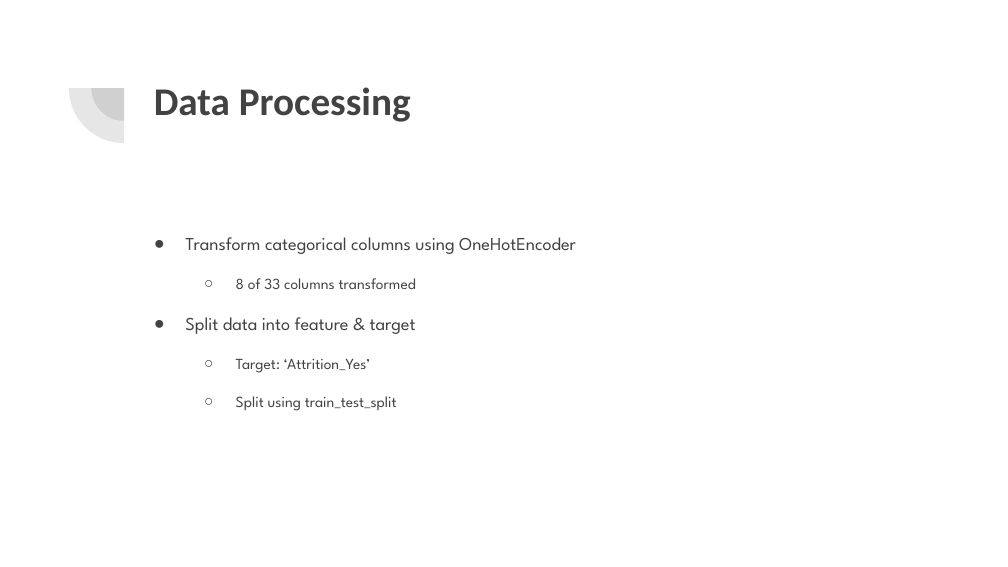
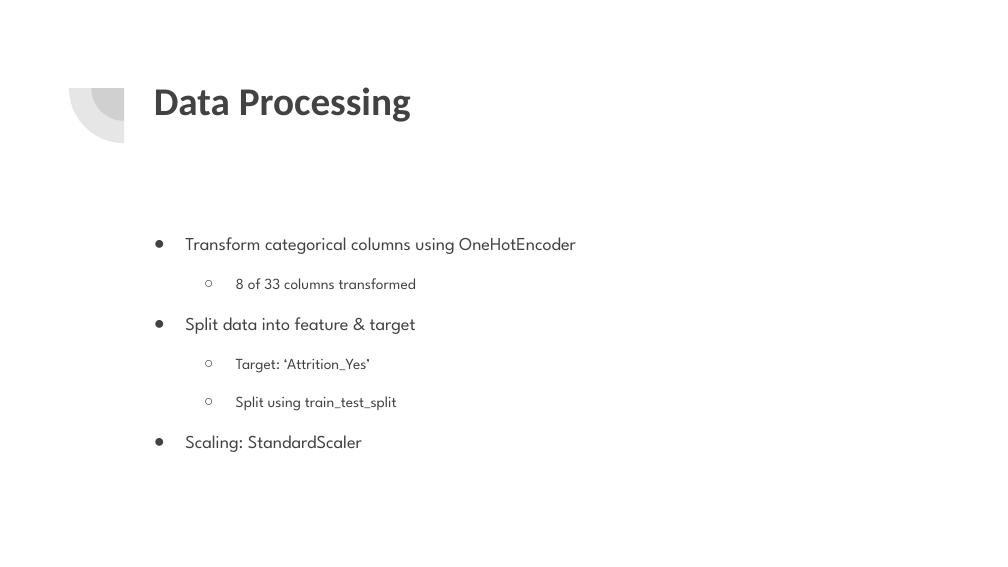
Before and after one commit to lykkelig/Group6_Final_Project, a slide deck: slide 10 of Presentation/Final Project Presentation.pptx. Drawn at 1008x567 pixels with LibreOffice and Linux fonts; fonts in the diff are those of the drawing. Boxes give left, top, right and bottom in pixels: in the first picture for what was removed or moved away, otherwise in the second. Text is boxed around its words. In the diff, an @@ line names an element or a change of style, - is before the commit and + after.

```diff
--- a/Presentation/Final Project Presentation.pptx
+++ b/Presentation/Final Project Presentation.pptx
@@ text at <box>185,435,362,452</box>: paragraph added @@
+● Scaling: StandardScaler
```
Also in this commit, not shown: 4 other slides changed, 2 slides removed, 1 other file.
